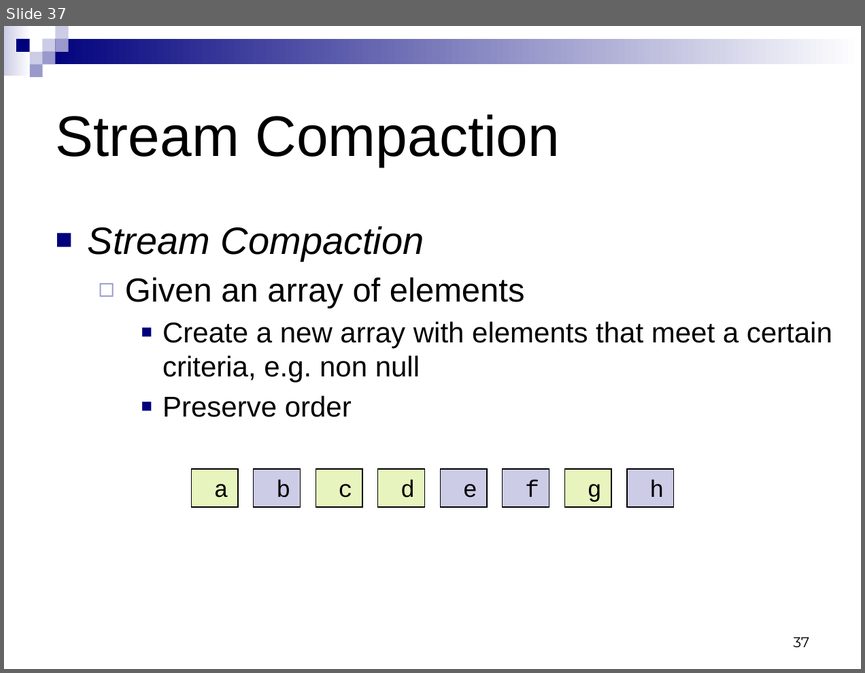
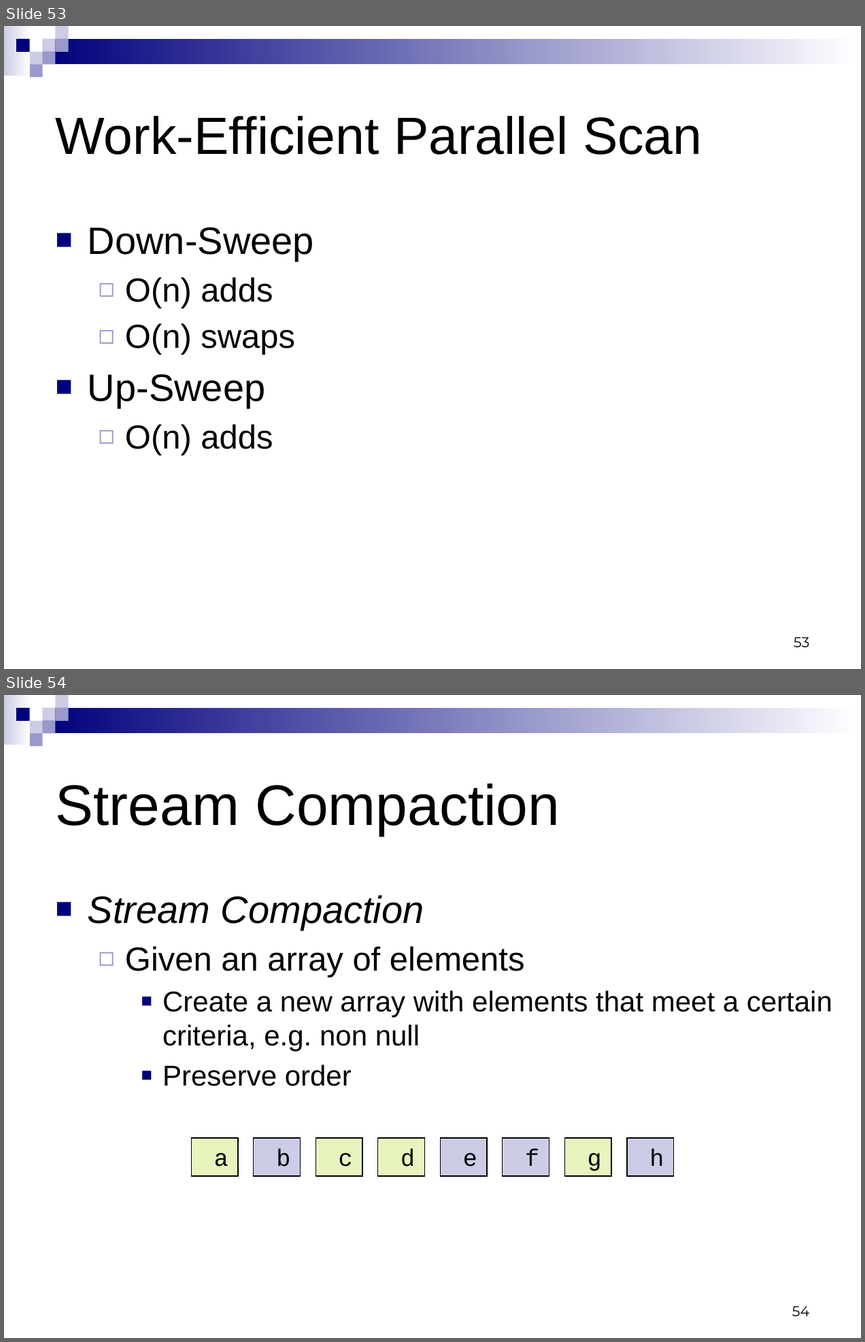
Before and after one commit to CIS565-Fall-2015/cis565-fall-2015.github.io, a slide deck: lectures/2-Parallel-Algorithms.pptx. Shown one above the other, each under a label of ours: slide 37 before the commit, slides 53 and 54 after it. The pictures are 865x673 and 865x1342 pixels, drawn with LibreOffice and Linux fonts; fonts in the diff are those of the drawing. Boxes give left, top, right and bottom in pixels: in the first picture for what was removed or moved away, otherwise in the second. Text is boxed around its words. In the diff, an @@ line names an element or a change of style, - is before the commit and + after.

Commit message:
Added Work Efficient Parallel Scan

```diff
--- a/lectures/2-Parallel-Algorithms.pptx
+++ b/lectures/2-Parallel-Algorithms.pptx
@@ slide 53 added at (4,26,861,669), background #FFFFFF; not listed: 9 template elements that a slide beside it also shows @@
@@ title added at (56,116,702,155), 44 pt, text #000000 @@
+Work-Efficient Parallel Scan
@@ text added at (88,227,314,455), 28 pt, text #000000 @@
+■ Down-Sweep
+  ◻ O(n) adds
+  ◻ O(n) swaps
+■ Up-Sweep
+  ◻ O(n) adds
@@ page number added at (793,637,810,647), 12 pt, text #000000 @@
+53
@@ what was slide 37 is now slide 54 @@
@@ page number at (792,1306,810,1316): text changed @@
-37
+54
```
Also in this commit, not shown: 7 slides changed, 16 other slides added.
